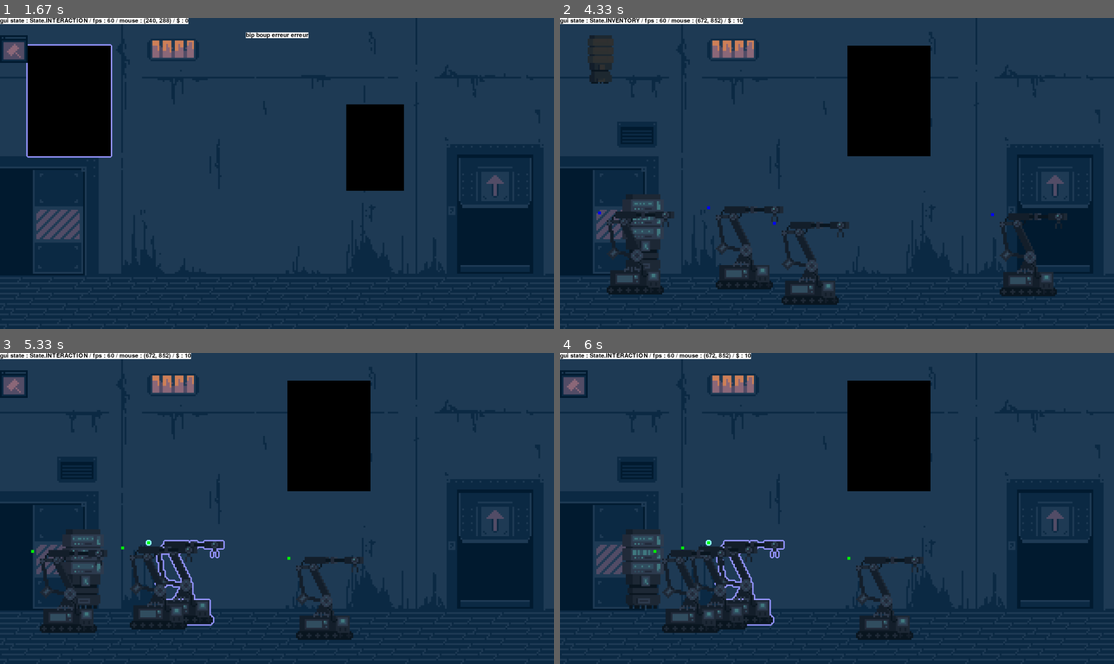
Above: before the commit, frames 1-4 (two rows, left to right).
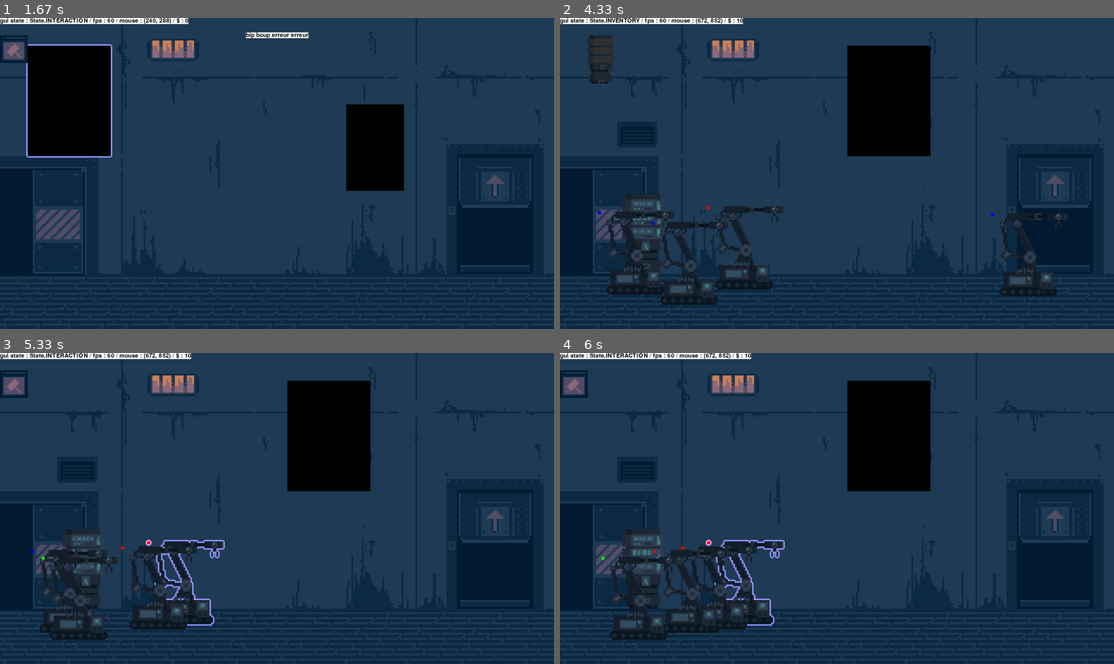
Above: after the commit, the same moments.

Repository: PouchyCorp/TrophNSI
Game: pygame game, started from sources/main.py
Same seed, same stepped clock (60 frames per second), same inputs: the game is played once before the commit and once after it.
Inputs (mouse positions are in pixels of both pictures, inside the frame that each line leads up to):
- Up to frame 1 (1.67 s): tap B at 0.33 s; tap N at 0.67 s; hold Up 1-1.47 s; tap Space at 1.07, 1.37 s; click (66, 101) at 1.55 s
- Up to frame 2 (4.33 s): hold Down 1.83-2.13 s; tap Space at 1.9, 2.9, 3.3, 4.03 s; tap B at 1.98, 2.98, 4.12 s; click (598, 58) at 2.22 s; click (598, 232) at 2.55 s; hold Up 2.83-3.2 s; hold Down 3.23-3.6 s; click (753, 263) at 3.68 s; hold Up 3.97-4.27 s; hold Down from 4.3 s (still down)
- Up to frame 3 (5.33 s): tap Space at 4.37, 4.7, 5.1 s; release Down at 4.6 s; hold Up 4.63-5 s; hold Down from 5.03 s (still down); tap B at 5.18 s
- Up to frame 4 (6 s): release Down at 5.4 s; hold Up 5.43-5.73 s; tap Space at 5.5, 5.83 s; hold Down from 5.77 s (still down)

Frame 1 is identical in both runs. In frame 2, 2.3% of the frame differs, in the area x 16-53%, y 60-93%; in frame 3, 1.8%; in frame 4, 2.0%.

Commit message:
robots leaving

Diff:
--- a/sources/objects/bot.py
+++ b/sources/objects/bot.py
@@ -48,8 +48,14 @@
         for bot in [bot for bot in self.inline_bots if type(bot) == Bot]:
             bot.logic(rooms, TIMER)
 
+        new_liberated_bots = self.liberated_bots.copy()
         for bot in self.liberated_bots:
             bot.logic(rooms, TIMER)
+            #if bot not leaving and on exit, don't remove it
+            if bot.is_leaving and bot.coord.bot_movement_compare(bot.exit_coords):
+                new_liberated_bots.remove(bot)
+        self.liberated_bots = new_liberated_bots
+
 
     def order_inline_bots(self):
         #print(self.bots)
@@ -108,12 +114,14 @@
         self.visited_placeable_id : list[int] = []
 
         self.is_inline = True
+        self.is_leaving = False
         self.state = Bot_states.IDLE
         self.__move_cntr = 0
         self.move_dir = "RIGHT"
-        self.surf = choice([sprite.P4,sprite.P5])
+        self.surf = choice([sprite.P4,sprite.P5]).copy()
 
         self.door_x = 1716
+        self.exit_coords = Coord(1, (0,0))
 
     @property
     def target_coord(self):
@@ -144,6 +152,11 @@
                         self.target_coord = destination[0]
                         self.visited_placeable_id.append(destination[1])
 
+                    else:
+                        #already visited all decorations -> leave
+                        self.is_leaving = True
+                        self.target_coord = self.exit_coords
+
                 if (self.coord.x, self.coord.room_num) != (self.target_coord.x, self.target_coord.room_num):
                     self.state = Bot_states.WALK
                     #print(f'walking to x = {self.target_coord}')
@@ -152,7 +165,7 @@
             case Bot_states.WALK:
                 draw.rect(self.surf, "blue", (0,0,10,10))
 
-                if (self.coord.x, self.coord.room_num) == (self.target_coord.x, self.target_coord.room_num):
+                if self.coord.bot_movement_compare(self.target_coord):
                     if self.is_inline:
                         self.state = Bot_states.IDLE
                     else:
--- a/sources/objects/coord.py
+++ b/sources/objects/coord.py
@@ -52,6 +52,12 @@
             return True
         return False
 
+    def bot_movement_compare(self, value):
+        """only compares floor and x axis"""
+        if self.x == value.x and self.room_num == value.room_num:
+            return True
+        return False
+
     def copy(self):
         return Coord(self.room_num, self.xy)
 
